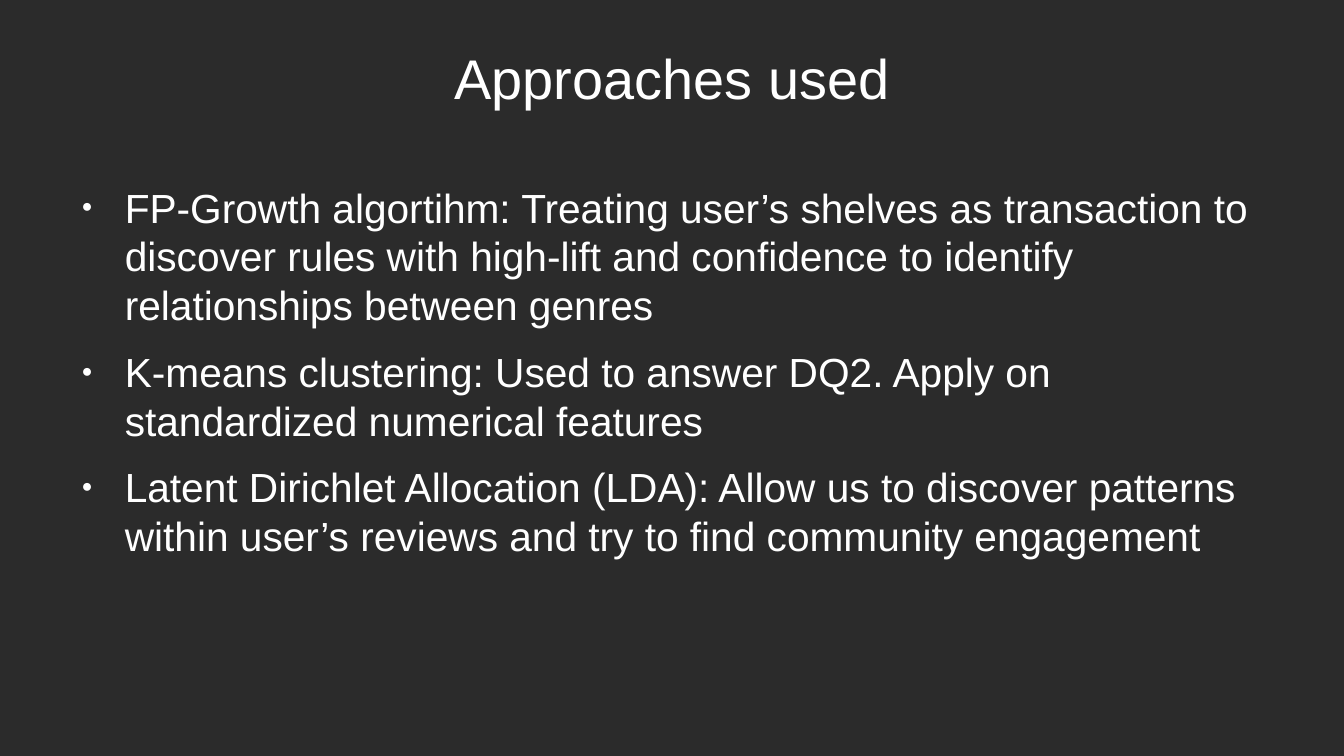
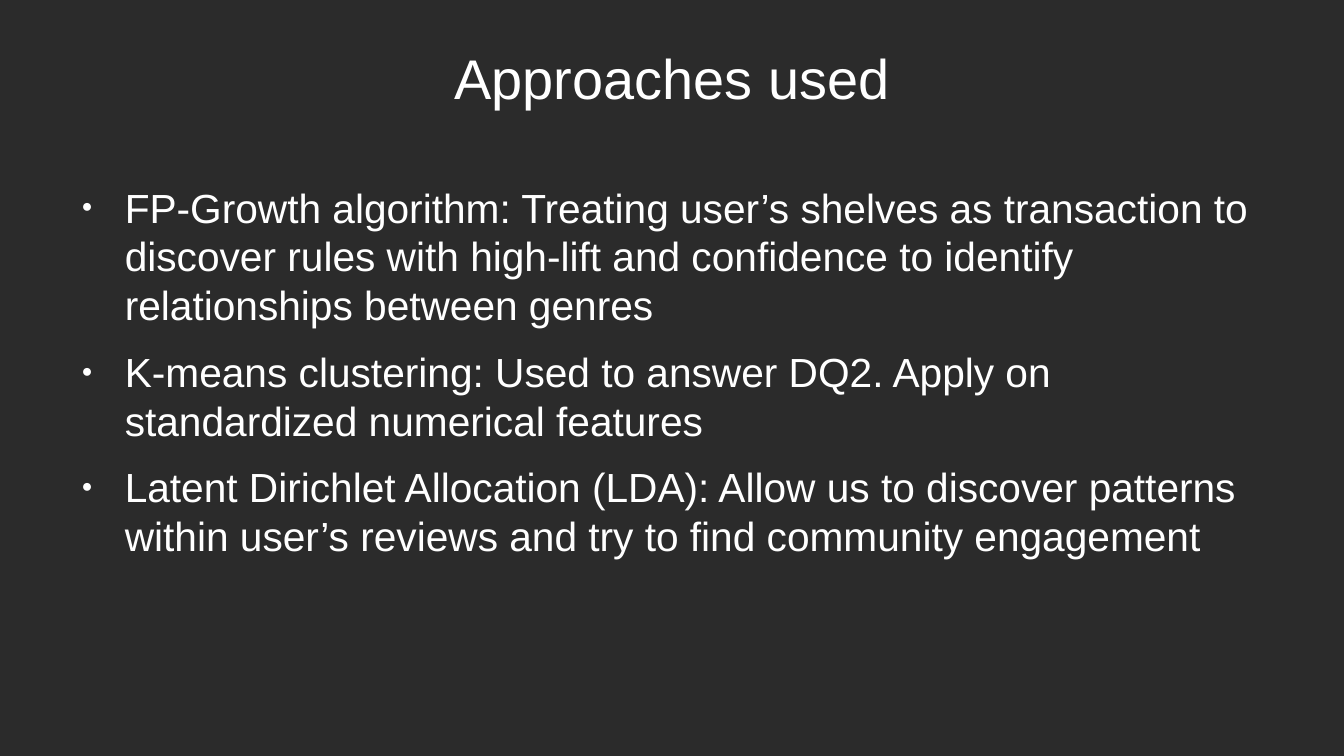
Before and after one commit to crystalstorm466/cs4412-project, a slide deck: slide 6 of docs/CS4412_David_Holland_Slides.odp. Drawn at 1344x756 pixels with LibreOffice and Linux fonts; fonts in the diff are those of the drawing; background and template pictures are left out; a plain dark background stands for a picture behind light text. Boxes give left, top, right and bottom in pixels: in the first picture for what was removed or moved away, otherwise in the second. Text is boxed around its words. In the diff, an @@ line names an element or a change of style, - is before the commit and + after.

```diff
--- a/docs/CS4412_David_Holland_Slides.odp
+++ b/docs/CS4412_David_Holland_Slides.odp
@@ text at (125,193,1248,328): text changed @@
-● FP-Growth algortihm: Treating user’s shelves as transaction to discover rules with high-lift and confidence to identify relationships between genres
+● FP-Growth algorithm: Treating user’s shelves as transaction to discover rules with high-lift and confidence to identify relationships between genres
```
Also in this commit, not shown: 5 other slides changed, 1 other file.
